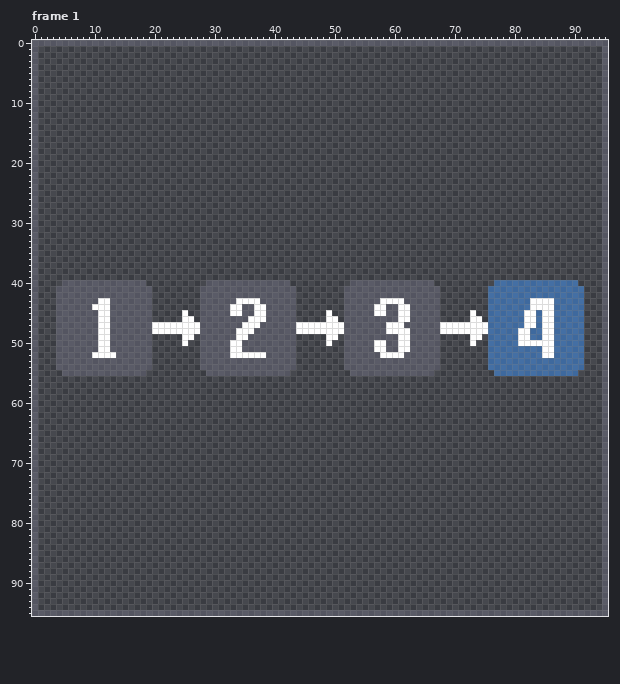
Two versions of one pixel-art file, assets/images/imgui_dark/algorithm.ase. That is the earlier state.
96x96 pixels, 8 frames. Shown: frame 1. The commit also changed other frames, which this record leaves out.
Now the later version:
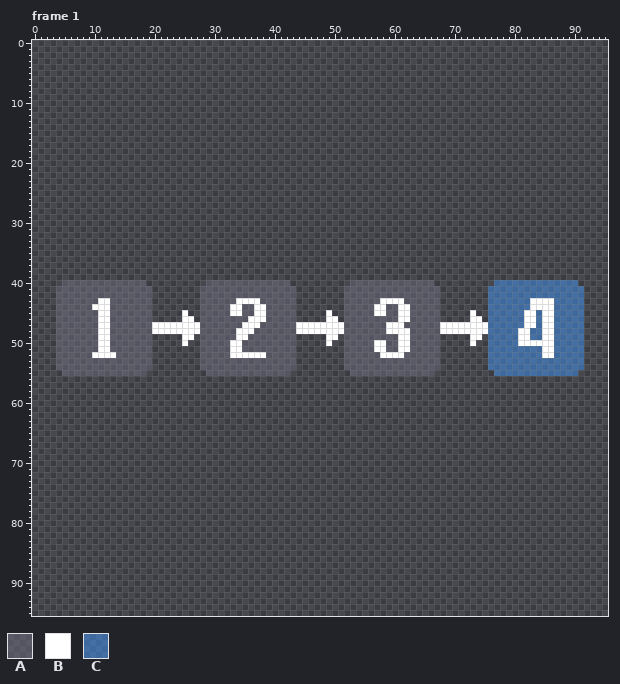
Palette (. is transparent): A #6e6e8080  B #ffffff  C #4296fa80
Commit message: Draw the algorithm and SSG-EG pictures' frames in a theme color
Change:
layer "Layer 3" removed
Frame 1:
y 0: x 0..95 AAAAAAAAAAAAAAAAAAAAAAAAAAAAAAAAAAAAAAAAAAAAAAAAAAAAAAAAAAAAAAAAAAAAAAAAAAAAAAAAAAAAAAAAAAAAAAAA -> ................................................................................................
y 1..94: x 0 A -> .; x 95 A -> .
y 95: x 0..95 AAAAAAAAAAAAAAAAAAAAAAAAAAAAAAAAAAAAAAAAAAAAAAAAAAAAAAAAAAAAAAAAAAAAAAAAAAAAAAAAAAAAAAAAAAAAAAAA -> ................................................................................................
Boxes around the changes in both pictures, in picture pixels (x1, y1, x2, y2):
erased: (32, 40, 608, 616)
